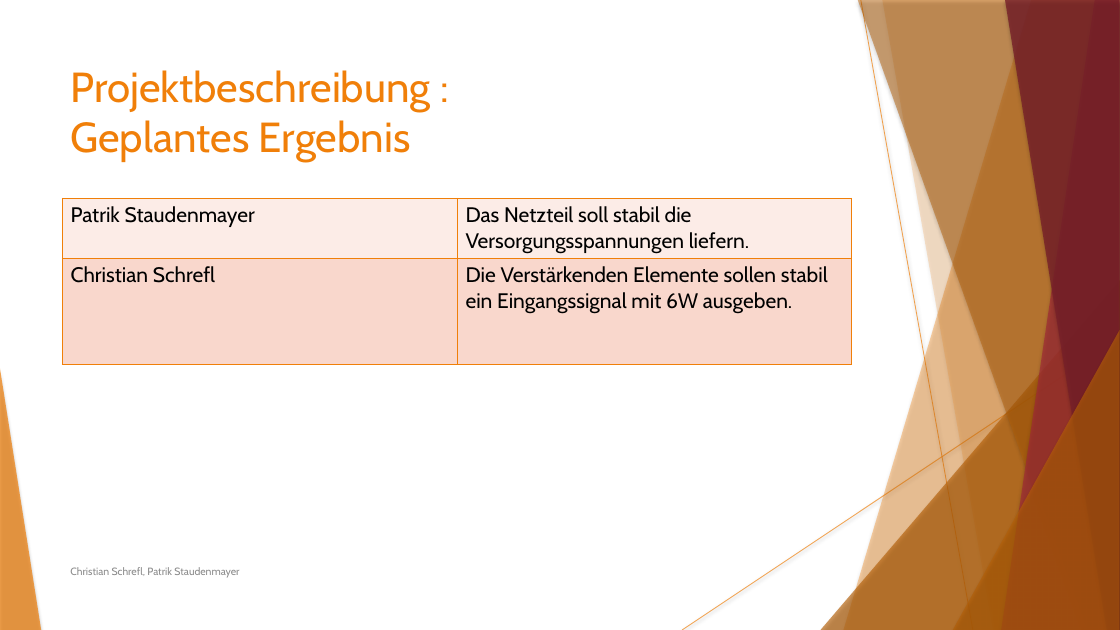
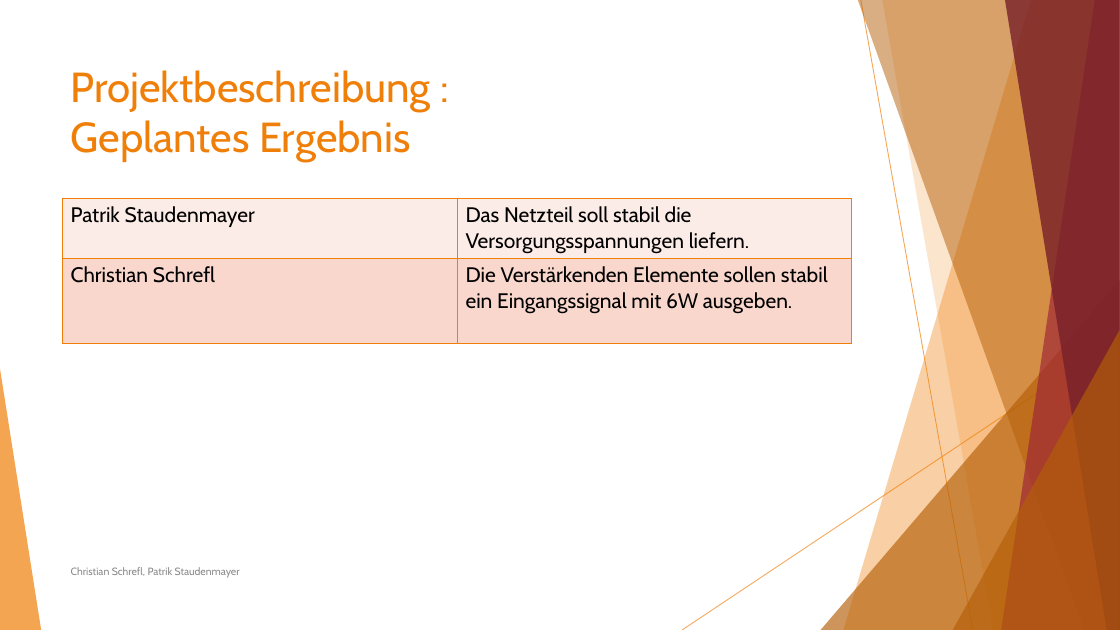
Before and after one commit to Staudi14/tube-amplifier, a slide deck: slide 4 of Präsentation/Staudenmayer_Schrefl_ProjektRöhrenverstärker.pptx. Drawn at 1120x630 pixels with LibreOffice and Linux fonts; fonts in the diff are those of the drawing. Boxes give left, top, right and bottom in pixels: in the first picture for what was removed or moved away, otherwise in the second. Text is boxed around its words. In the diff, an @@ line names an element or a change of style, - is before the commit and + after.

Commit message:
+Update Fixed formatting :sparkle:

```diff
--- a/Präsentation/Staudenmayer_Schrefl_ProjektRöhrenverstärker.pptx
+++ b/Präsentation/Staudenmayer_Schrefl_ProjektRöhrenverstärker.pptx
@@ line (861, 0) - (973, 630): stroke #F07F09 0.74 pt to #F07F09 0.75 pt @@
@@ freeform shape at (882,0,1120,630): shadow off; outline redrawn @@
@@ table at (62,198,852,366) @@
@@ fill #F9D7CC to #F9D8CC in row 2 @@
@@ borders changed @@
@@ line (1120, 339) - (682, 630): stroke #F07F09 0.74 pt to #F07F09 0.75 pt @@
@@ shadow off in 7 elements at (844,0,1120,630), (821,280,1120,630), (858,0,1120,630), (1002,0,1120,630), (1005,0,1120,630), (953,330,1120,630), (0,369,41,630) @@
@@ text "Christian Schrefl, Patrik Staudenmayer" at (71,567,240,578): text colour #8B8B8B to #8C8C8C @@
```
Also in this commit, not shown: 19 other slides changed.
